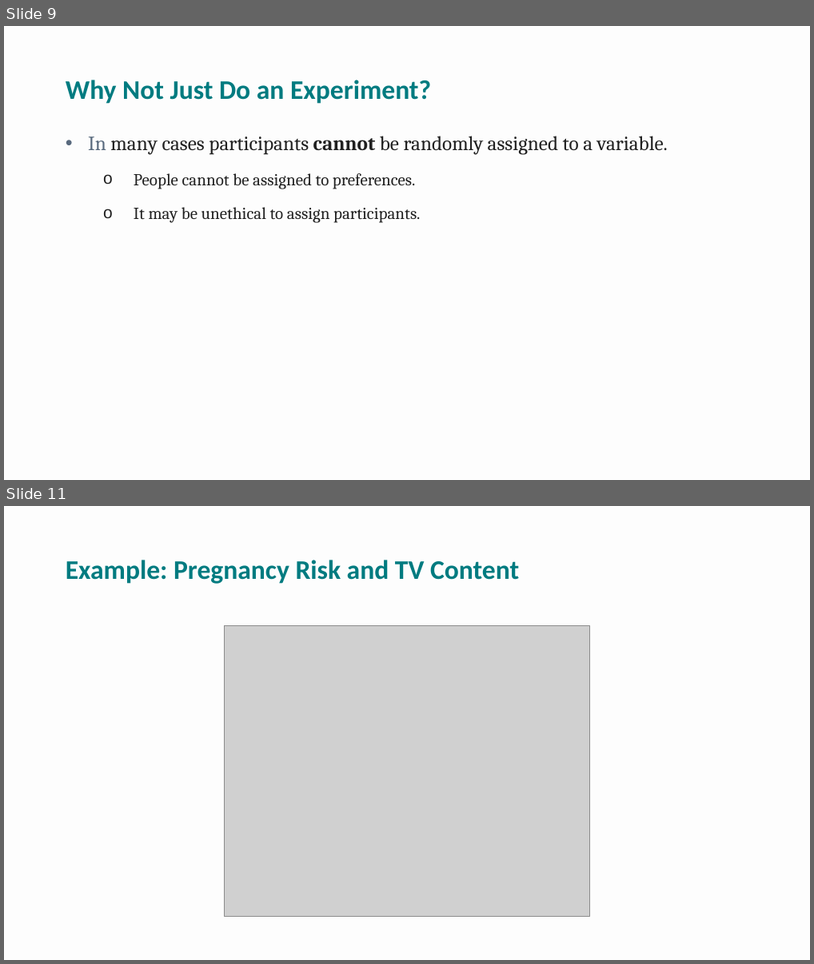
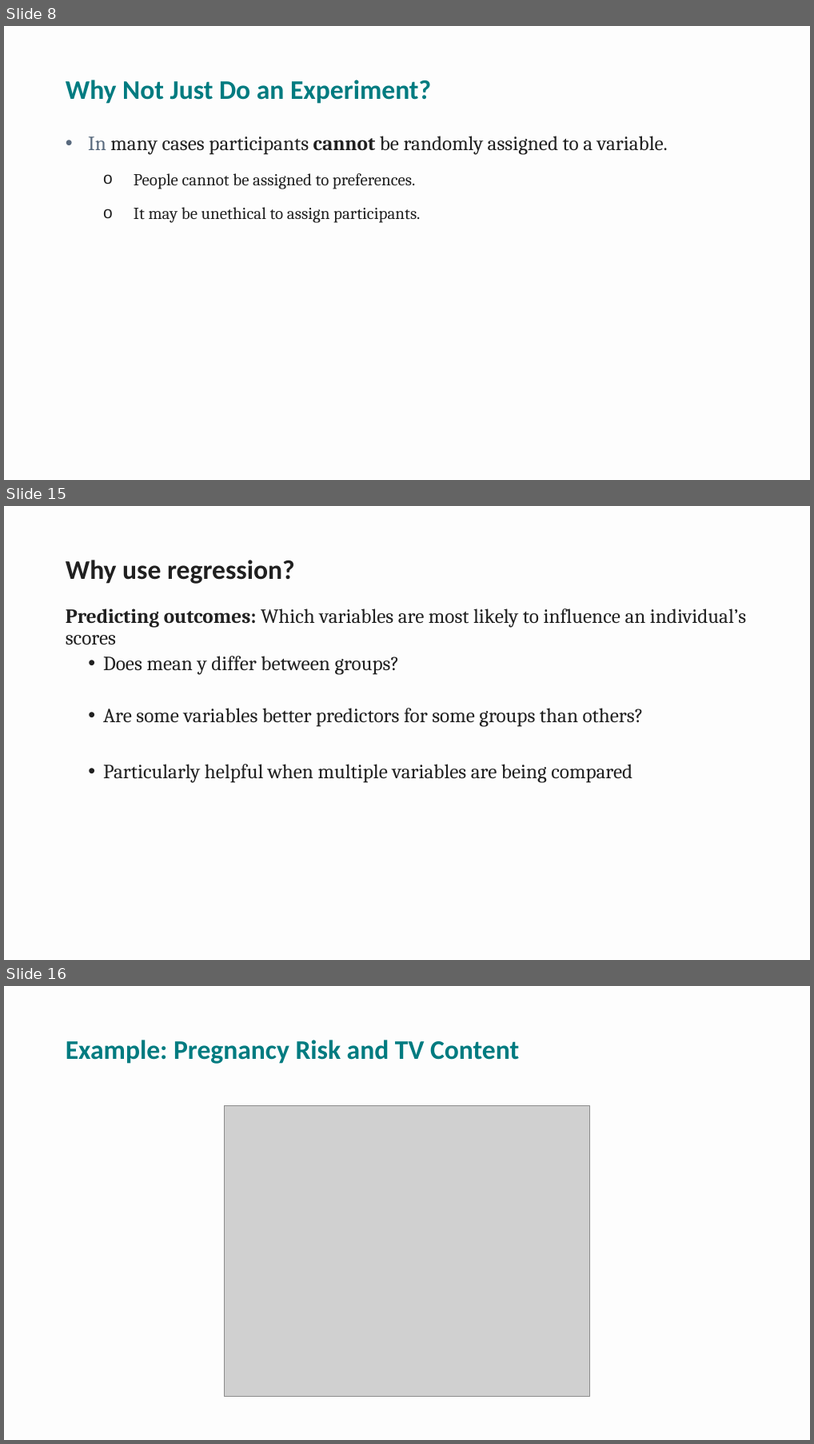
Before and after one commit to npm27/Teaching-Materials, a slide deck: Research Methods/Spring 26/Slides/9 Chapter 9.pptx. Shown one above the other, each under a label of ours: slides 9 and 11 before the commit, slides 8, 15 and 16 after it; the slides between them are not shown. The pictures are 814x964 and 814x1444 pixels, drawn with LibreOffice and Linux fonts; fonts in the diff are those of the drawing; grey boxes stand for pictures. Boxes give left, top, right and bottom in pixels: in the first picture for what was removed or moved away, otherwise in the second. Text is boxed around its words. In the diff, an @@ line names an element or a change of style, - is before the commit and + after.

```diff
--- a/Research Methods/Spring 26/Slides/9 Chapter 9.pptx
+++ b/Research Methods/Spring 26/Slides/9 Chapter 9.pptx
@@ slide 15 added at box(4, 506, 810, 960), background #FDFDFD @@
@@ title added at box(66, 560, 295, 584), 32 pt, text #202020, bold @@
+Why use regression?
@@ text added at box(66, 608, 746, 783), 24 pt, text #202020 @@
+Predicting outcomes: Which variables are most likely to influence an individual’s scores
+  • Does mean y differ between groups?
+  • Are some variables better predictors for some groups than others?
+  • Particularly helpful when multiple variables are being compared
@@ what was slide 9 is now slide 8 @@
@@ what was slide 11 is now slide 16 @@
```
Also in this commit, not shown: 8 slides changed, 9 other slides added, 4 slides removed, 1 other file.
